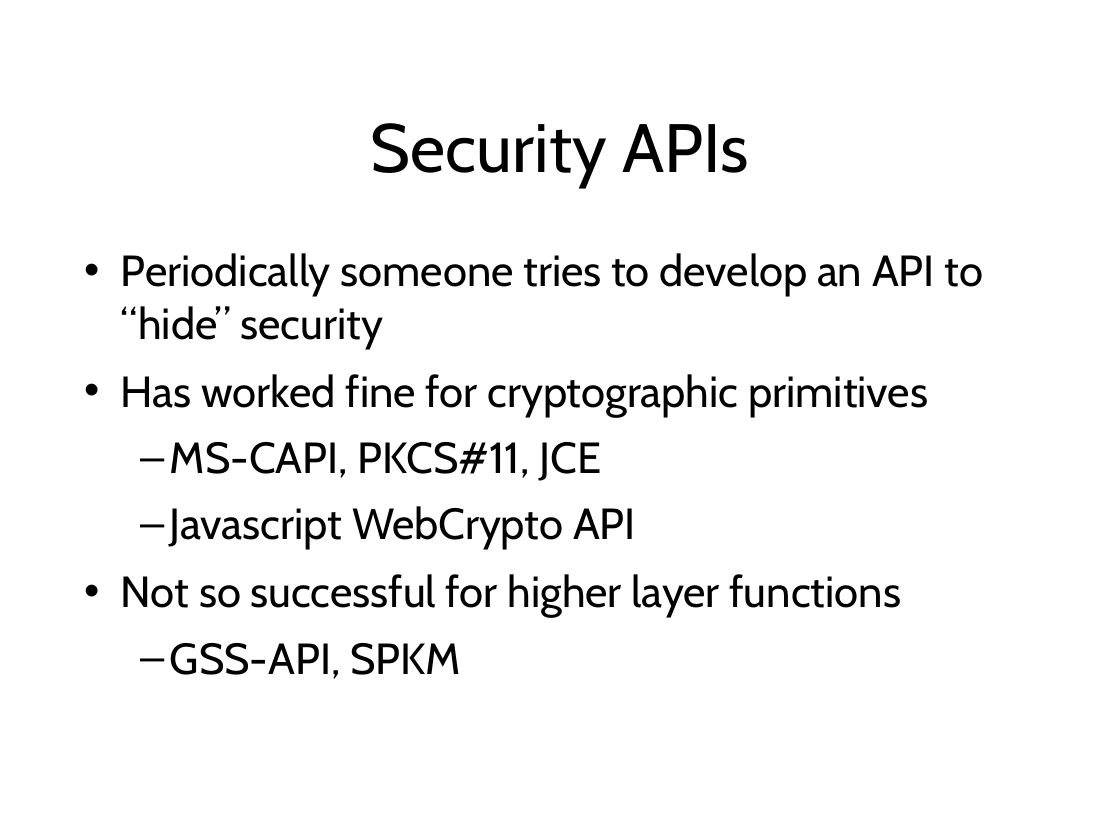
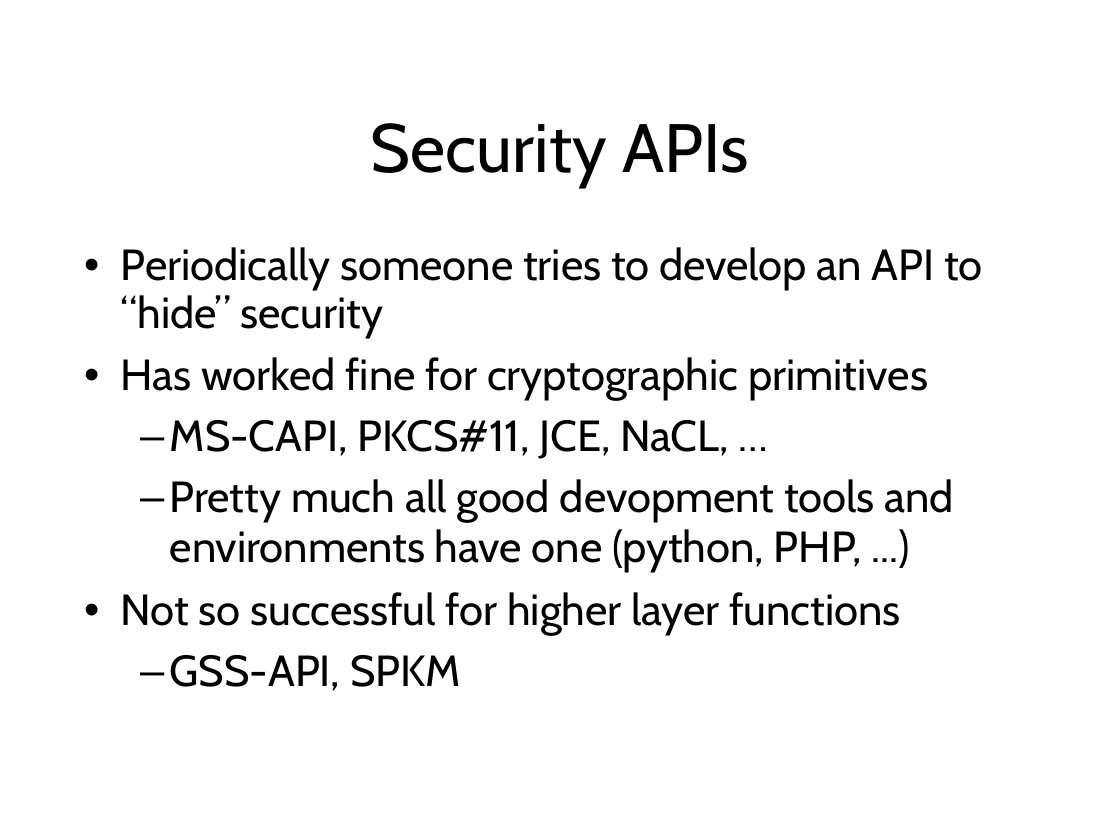
Before and after one commit to sftcd/cs7053, a slide deck: slide 22 of 2016lectures/02-concepts.ppt (slide 21 before the commit). Drawn at 1120x840 pixels with LibreOffice and Linux fonts; fonts in the diff are those of the drawing. Boxes give left, top, right and bottom in pixels: in the first picture for what was removed or moved away, otherwise in the second. Text is boxed around its words. In the diff, an @@ line names an element or a change of style, - is before the commit and + after.

```diff
--- a/2016lectures/02-concepts.ppt
+++ b/2016lectures/02-concepts.ppt
@@ text at bbox=[121, 247, 982, 691]: line spacing 1.01 to 0.91; line spacing 1.06 to 0.96 @@
@@ text at bbox=[170, 420, 954, 573]: text changed @@
-  – MS-CAPI, PKCS#11, JCE
-  – Javascript WebCrypto API
+  – MS-CAPI, PKCS#11, JCE, NaCL, …
+  – Pretty much all good devopment tools and environments have one (python, PHP, ...)
```
Also in this commit, not shown: 26 other slides changed, 2 slides added, 3 other files.
